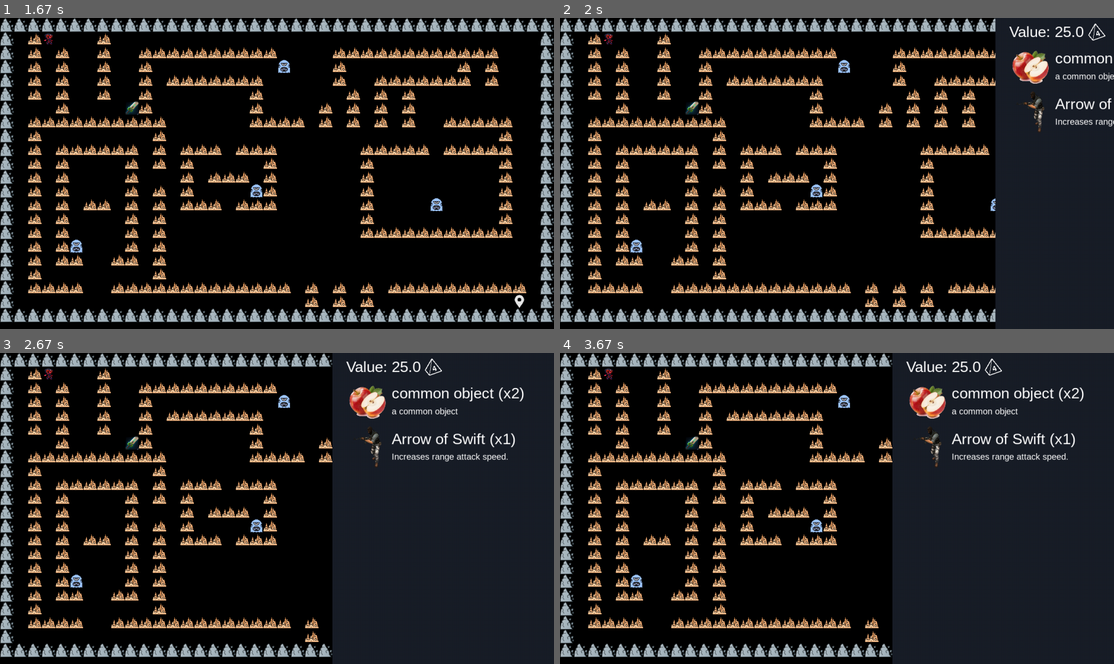
Above: before the commit, frames 1-4 (two rows, left to right).
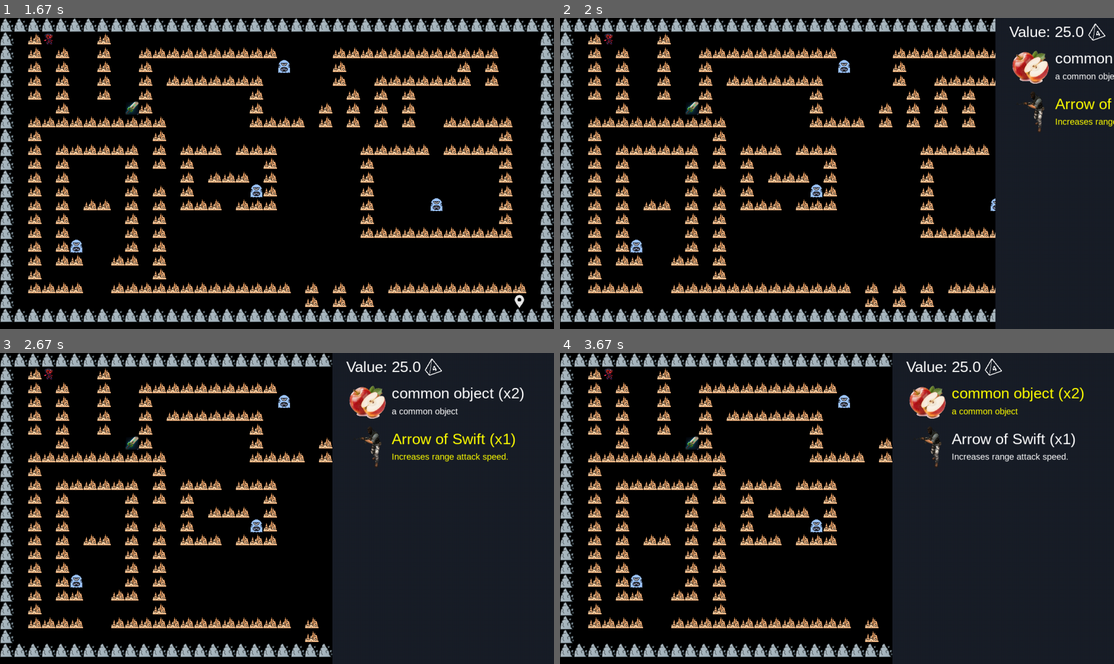
Above: after the commit, the same moments.

Repository: cse442-at-ub/s24semesterproject-we-love-the-company
Game: pygame game, started from src/game/game.py
Two runs of this game, one before a commit and one after it. Both use one fixed random seed, a clock stepped at 60 frames per second and the inputs below.
Inputs (mouse positions are in pixels of both pictures, inside the frame that each line leads up to):
- Up to frame 1 (1.67 s): hold S 0.33-0.8 s; hold Right 0.33-0.8 s; move the mouse to (254, 185) at 0.37 s; click "Play" at 1.38 s
- Up to frame 2 (2 s): hold Tab from 1.67 s (still down); hold Up from 1.67 s (still down); move the mouse to (892, 241) at 1.7 s
- Up to frame 3 (2.67 s): release Tab at 2.13 s; release Up at 2.13 s; tap S at 2.17 s; hold Up from 2.5 s (still down)
- Up to frame 4 (3.67 s): release Up at 2.97 s; click (903, 536) at 3.05 s; hold Down 3.33-3.63 s

Frame 1 is identical in both runs. In frame 2, 0.3% of the frame differs, in the area x 89-100%, y 25-35%; in frame 3, 0.6%, in the area x 70-93%, y 25-35%; in frame 4, 0.5%.

Commit message:
selecting and placing items

Diff:
--- a/src/game/grid_game.py
+++ b/src/game/grid_game.py
@@ -46,6 +46,7 @@
         self.player_rand = 0
         self.enemy_rand = 0
         self.last_rand = -DICE_ROLL_SPEED
+        self.selected_item = None
 
         self.textFont = pygame.font.SysFont("Arial", 35)
         self.subTextFont = pygame.font.SysFont("Arial", 20)
@@ -139,6 +140,9 @@
                         raise Exception(f"More than 1 player ('P') is in the loaded level '{level_filename}'. The level cannot be loaded.")
                     else:
                         self.player = Player(self.grid, x, y, self.player_image, self.player_run_image)
+                        self.player.inventory.add("common")
+                        self.player.inventory.add("common")
+                        self.player.inventory.add("arrow")
                         player_added = True
                 elif col == "G":
                     self.grid.insert(item={
@@ -240,8 +244,8 @@
 
                 # CHANGE THIS LATER!!!!!
                 # for testing purposes
-                self.player.inventory.items["common"] = 2
-                self.player.inventory.items["arrow"] = 1
+                #self.player.inventory.items["common"] = 2
+                #self.player.inventory.items["arrow"] = 1
 
                 # draw backpack value
                 ypos = 0.01 * swidth
@@ -271,12 +275,14 @@
                         # calculate where to put the text
                         textX = itemPos * swidth + img_size + spacing
 
+                        color = (255,255,0) if item.identifier == self.selected_item else (255,255,255)
+
                         # draw title and count
-                        self.screen.blit(self.textFont.render(item.name + " (x" + str(count) + ')', True, (255, 255, 255)), (textX, ypos + spacing))
+                        self.screen.blit(self.textFont.render(item.name + " (x" + str(count) + ')', True, color), (textX, ypos + spacing))
                         theight = self.textFont.get_height()
 
                         # draw description
-                        self.screen.blit(self.subTextFont.render(item.description, True, (255, 255, 255)), (textX, ypos + spacing * 2 + theight))
+                        self.screen.blit(self.subTextFont.render(item.description, True, color), (textX, ypos + spacing * 2 + theight))
 
                         # advance to next item
                         y += 1
@@ -377,18 +383,29 @@
         self.update_combat(gamestate, dt)
 
     def onMousePress(self, gamestate, pos, button, touch):
-        x,y = pos
-        x = x // CELL_SIZE
-        y = y // CELL_SIZE
-        if self.grid.is_inbounds(x,y):
-            obj = self.grid.get_object(x,y)
-            if obj is not None and obj.get("type",None) == "item": # check that there is an item
-                player_x, player_y = list(gamestate.scene.grid.find_object_with_properties({"name": "player"}))[0]
-                if gamestate.scene.grid.is_adjacent(player_x,player_y,x,y): # check that player is adjacent
-                    gamestate.scene.grid.remove_at_location(x,y)
-                    gamestate.scene.player.inventory.add(obj["name"])
-                    print(f"The player picked up a(n) {obj['name']}!")
-                    gamestate.scene.pickup_sound.play()
+        if (not self.in_inventory):
+            # handle item pickups
+            x,y = pos
+            x = x // CELL_SIZE
+            y = y // CELL_SIZE
+            player_x, player_y = list(self.grid.find_object_with_properties({"name": "player"}))[0]
+            if self.grid.is_inbounds(x,y) and self.grid.is_adjacent(player_x,player_y,x,y):
+                obj = self.grid.get_object(x,y)
+                if not self.player.inventory.isFull() and obj is not None and obj.get("type",None) == "item": # check that there is an item
+                    self.grid.remove_at_location(x,y)
+                    self.player.inventory.add(obj["name"])
+                    self.pickup_sound.play()
+                elif not self.player.inventory.isEmpty() and obj is None and self.selected_item is not None and self.selected_item in self.player.inventory.items:
+                    # if there's no item, place the selected item (if any)
+                    item_info = gamestate.items.get(self.selected_item)
+                    self.grid.insert({
+                        "type":"item",
+                        "image":pygame.transform.scale(AssetCache.get_image(item_info.image), (CELL_SIZE, CELL_SIZE)),
+                        "name":self.selected_item,
+                        "obstruction":True
+                    },x,y)
+                    self.player.inventory.remove(self.selected_item)
+                    self.pickup_sound.play()
 
 from Paused_game import PauseScene
 
@@ -449,7 +466,26 @@
                 gamestate.scene.combat_timer = (DICE_STAY_TIME + DICE_ROLL_TIME) * 2
                 gamestate.scene.last_rand = -DICE_ROLL_SPEED
 
+    else:
+        stuff = list(gamestate.scene.player.inventory.items.keys())
+        current_index = stuff.index(gamestate.scene.selected_item) if gamestate.scene.selected_item in stuff else -1
+        if current_index >= 0:
+            if (key == pygame.K_s or key == pygame.K_DOWN):
+                current_index += 1
+                if current_index >= len(stuff):
+                    current_index = 0
+            elif (key == pygame.K_w or key == pygame.K_UP):
+                current_index -= 1
+                if current_index < 0:
+                    current_index = len(stuff) - 1
+
+            gamestate.scene.selected_item = stuff[current_index]
+
     if (key == pygame.K_TAB):
+        if gamestate.scene.selected_item == None or gamestate.scene.selected_item not in list(gamestate.scene.player.inventory.items.keys()):
+            stuff = list(gamestate.scene.player.inventory.items.keys())
+            if len(stuff) > 0:
+                gamestate.scene.selected_item = stuff[0]
         gamestate.scene.in_inventory = not gamestate.scene.in_inventory
         gamestate.scene.inventory_sound.play()
 
--- a/src/game/item.py
+++ b/src/game/item.py
@@ -25,7 +25,7 @@
         self.identifier = "sword"
         self.name = "Sword of Might"
         self.description = "Increases attack power."
-        self.image = os.path.join(path, "Assets", "enemy.png")
+        self.image = os.path.join(path, "Assets", "proto_sword.png")
 
 class Shield(Common):
     def __init__(self):
